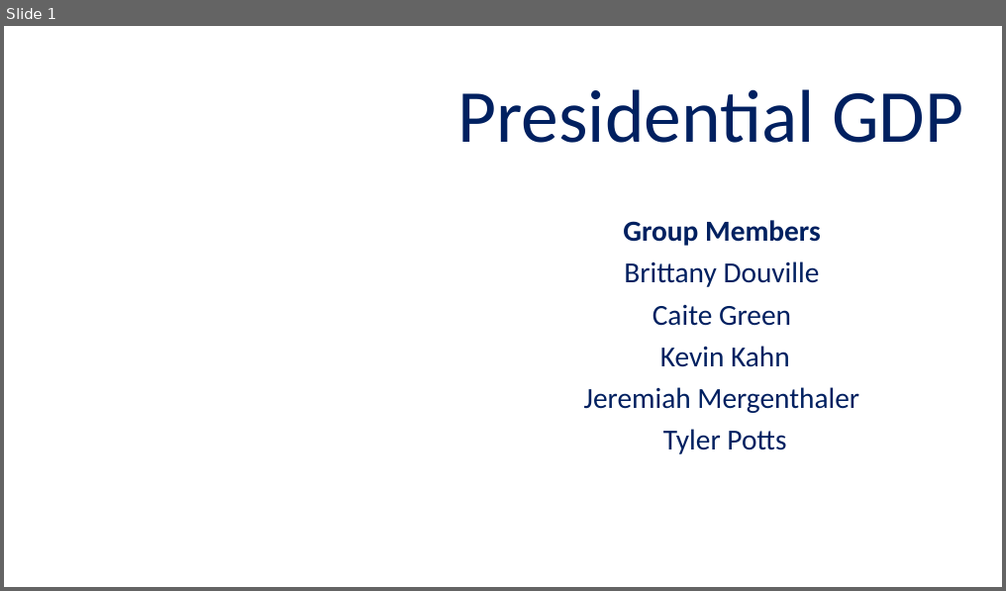
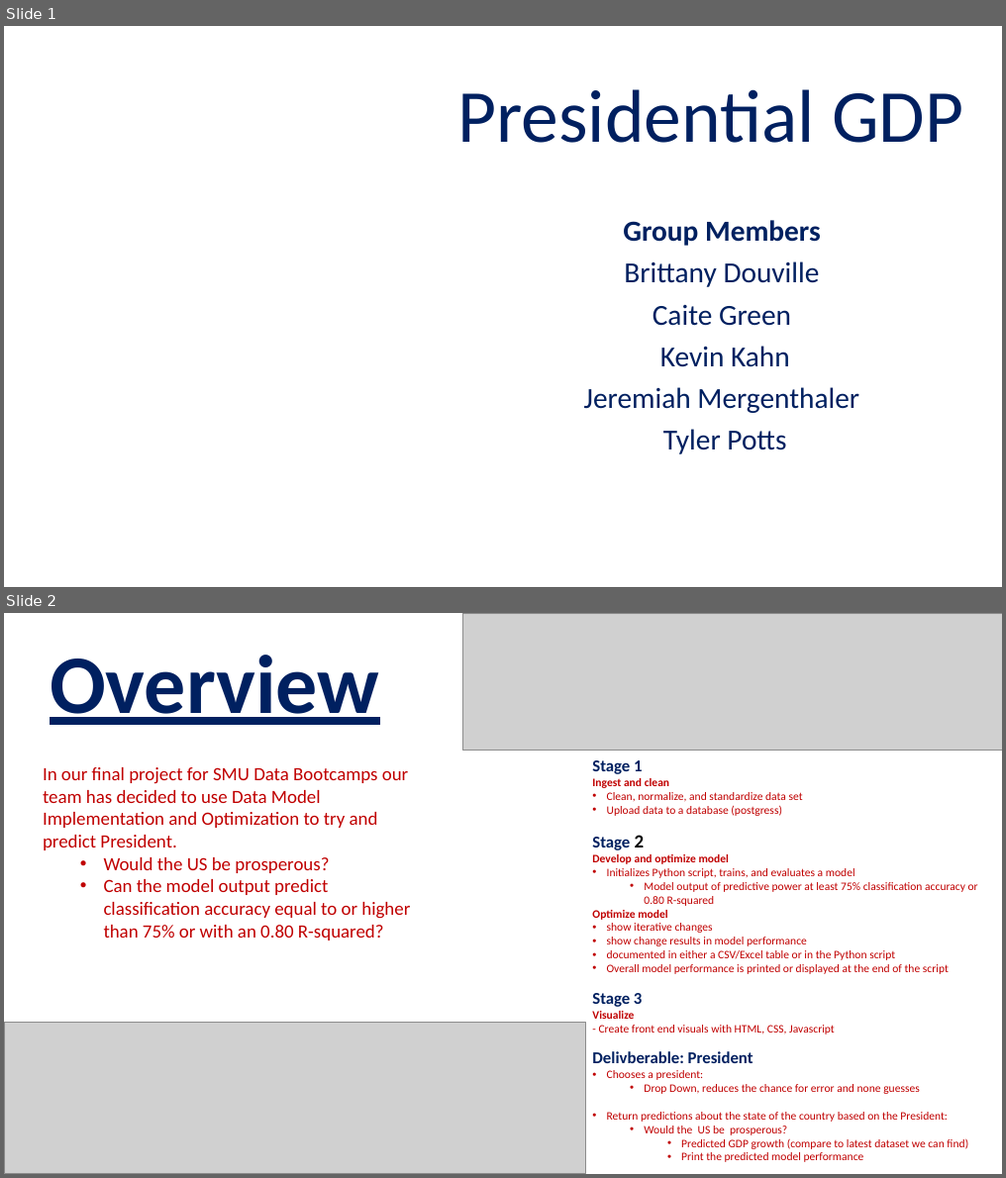
Before and after one commit to Bgrlgymnast/the-a-team, a slide deck: Presidential GDP.pptx. Shown one above the other, each under a label of ours: slide 1 before the commit, slides 1 and 2 after it. The pictures are 1006x591 and 1006x1178 pixels, drawn with LibreOffice and Linux fonts; fonts in the diff are those of the drawing; grey boxes stand for pictures; background and template pictures are left out. Boxes give left, top, right and bottom in pixels: in the first picture for what was removed or moved away, otherwise in the second. Text is boxed around its words. In the diff, an @@ line names an element or a change of style, - is before the commit and + after.

Commit message:
added more to pp and updated read me of spelling errors

```diff
--- a/Presidential GDP.pptx
+++ b/Presidential GDP.pptx
@@ slide 2 added at bbox=[4, 613, 1002, 1174], background #FFFFFF @@
@@ picture added at bbox=[462, 613, 1002, 750] @@
@@ text added at bbox=[50, 655, 379, 725], 80 pt, text #002060, bold, underline @@
+Overview
@@ text added at bbox=[592, 761, 978, 1162], 11 pt, text #C00000 @@
+Stage 1
+Ingest and clean
+• Clean, normalize, and standardize data set
+• Upload data to a database (postgress)
+Stage 2
+Develop and optimize model
+• Initializes Python script, trains, and evaluates a model
+  • Model output of predictive power at least 75% classification accuracy or 0.80 R-squared
+Optimize model
+• show iterative changes
+• show change results in model performance
+• documented in either a CSV/Excel table or in the Python script
+• Overall model performance is printed or displayed at the end of the script
+Stage 3
+Visualize
+- Create front end visuals with HTML, CSS, Javascript
+Delivberable: President
+• Chooses a president:
+  • Drop Down, reduces the chance for error and none guesses
+• Return predictions about the state of the country based on the President:
+  • Would the US be prosperous?
+    • Predicted GDP growth (compare to latest dataset we can find)
+    • Print the predicted model performance
@@ text added at bbox=[43, 767, 410, 941], 18 pt, text #C00000 @@
+In our final project for SMU Data Bootcamps our team has decided to use Data Model Implementation and Optimization to try and predict President.
+  • Would the US be prosperous?
+  • Can the model output predict classification accuracy equal to or higher than 75% or with an 0.80 R-squared?
@@ picture added at bbox=[4, 1023, 585, 1173] @@
```
Also in this commit, not shown: 1 other slide added, 2 slides removed, 1 other file.
